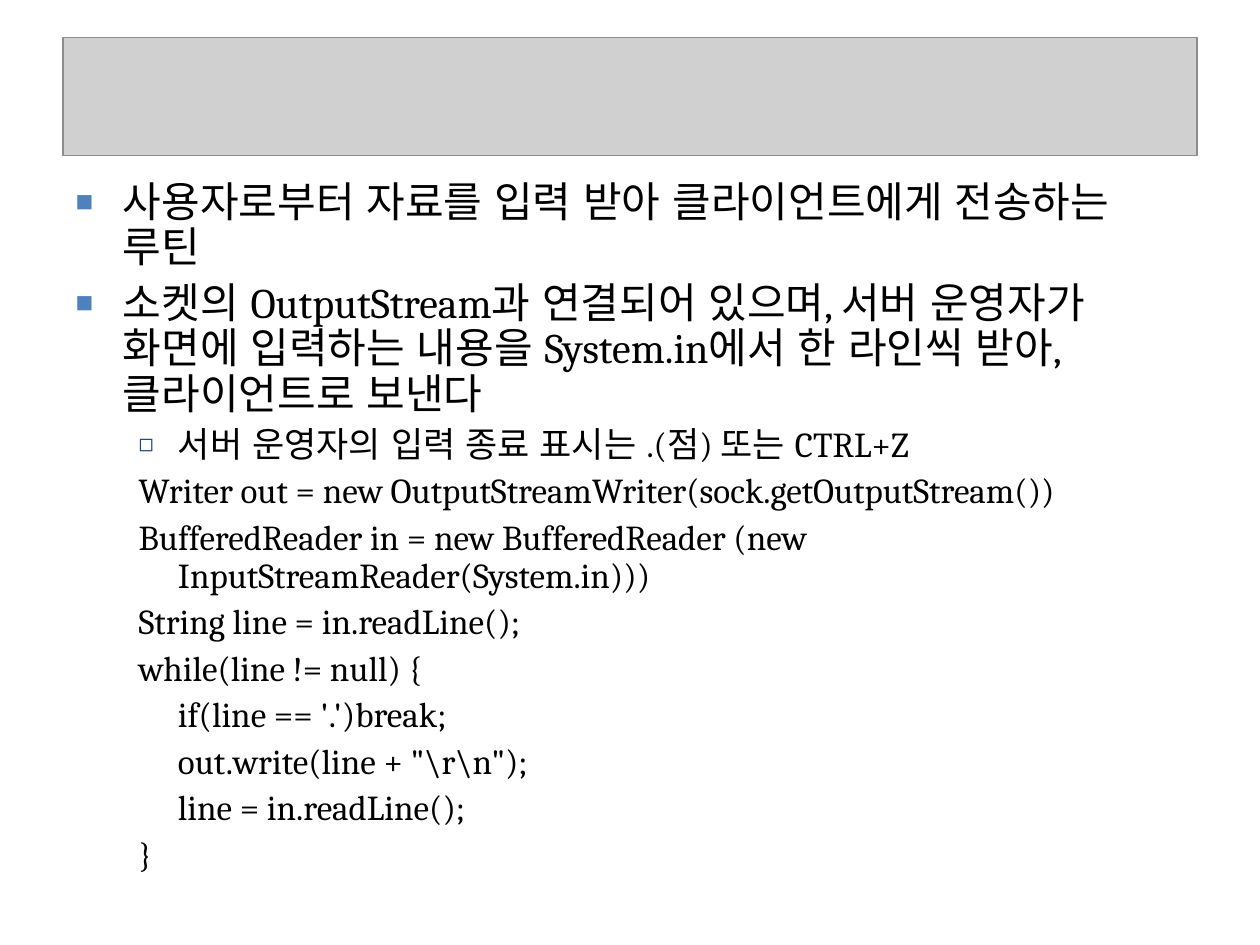
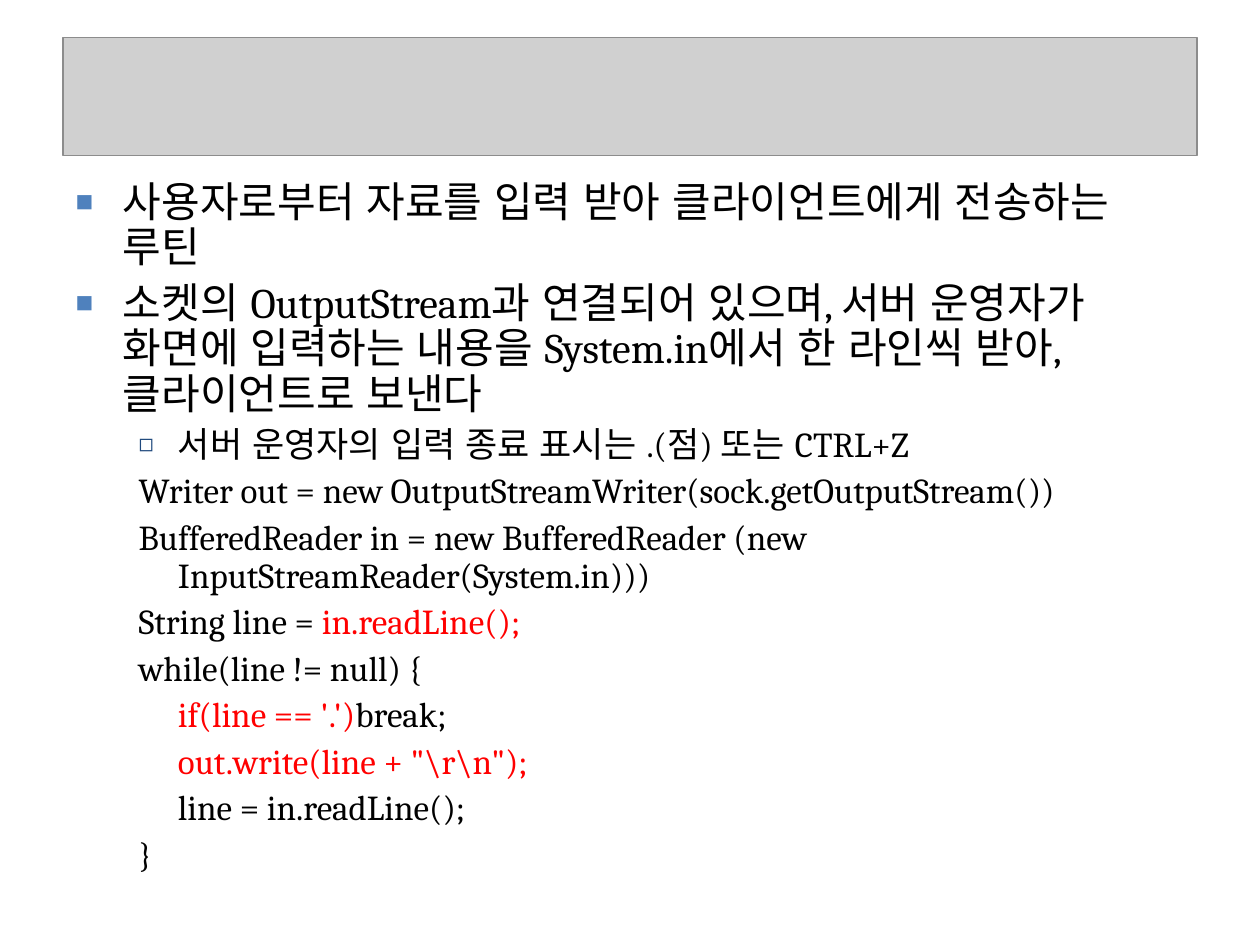
Before and after one commit to seleuchel/javaNetwork, a slide deck: slide 75 of ppt/321_chap09ServerSocket.ppt. Drawn at 1260x945 pixels with LibreOffice and Linux fonts; fonts in the diff are those of the drawing; grey boxes stand for pictures; background and template pictures are left out. Boxes give left, top, right and bottom in pixels: in the first picture for what was removed or moved away, otherwise in the second. Text is boxed around its words. In the diff, an @@ line names an element or a change of style, - is before the commit and + after.

```diff
--- a/ppt/321_chap09ServerSocket.ppt
+++ b/ppt/321_chap09ServerSocket.ppt
@@ text at (139,609,528,779): text colour #000000 to #FF0000 in "in.readLine();", "if(line == '.')break;", "out.write(line + "\r\n");" @@
```
Also in this commit, not shown: 7 other slides changed, 7 other files.
